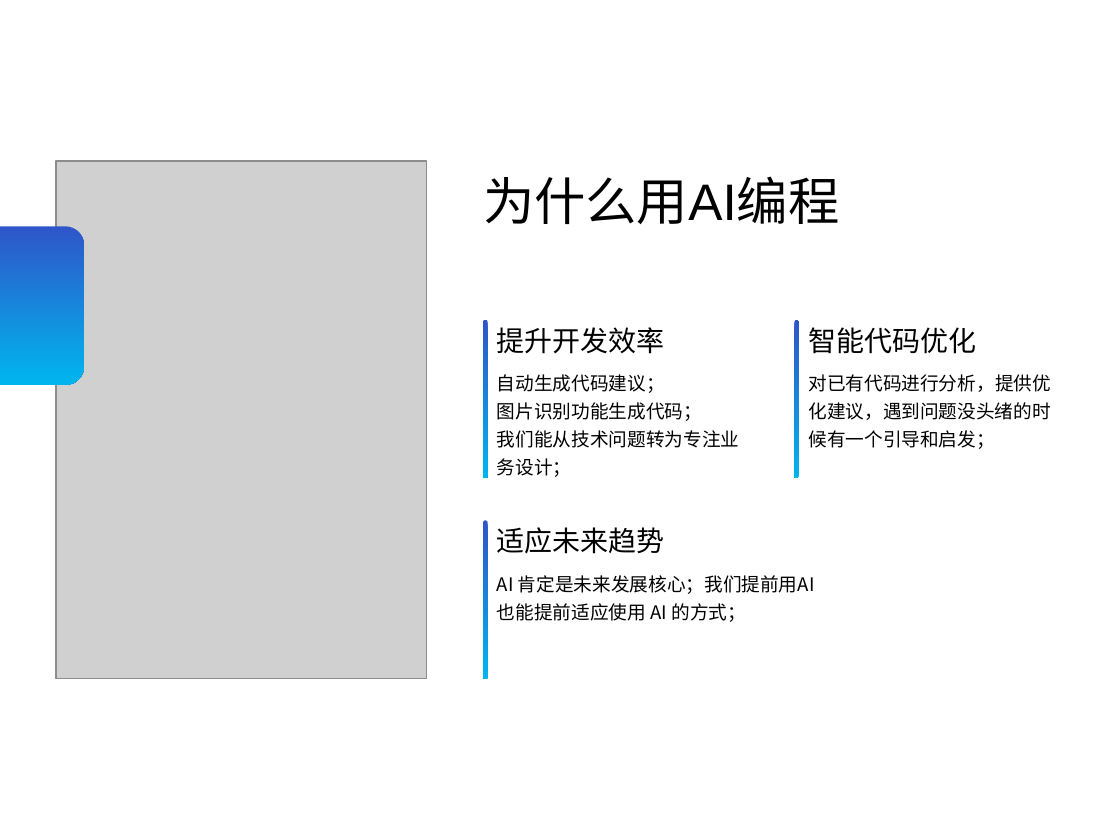
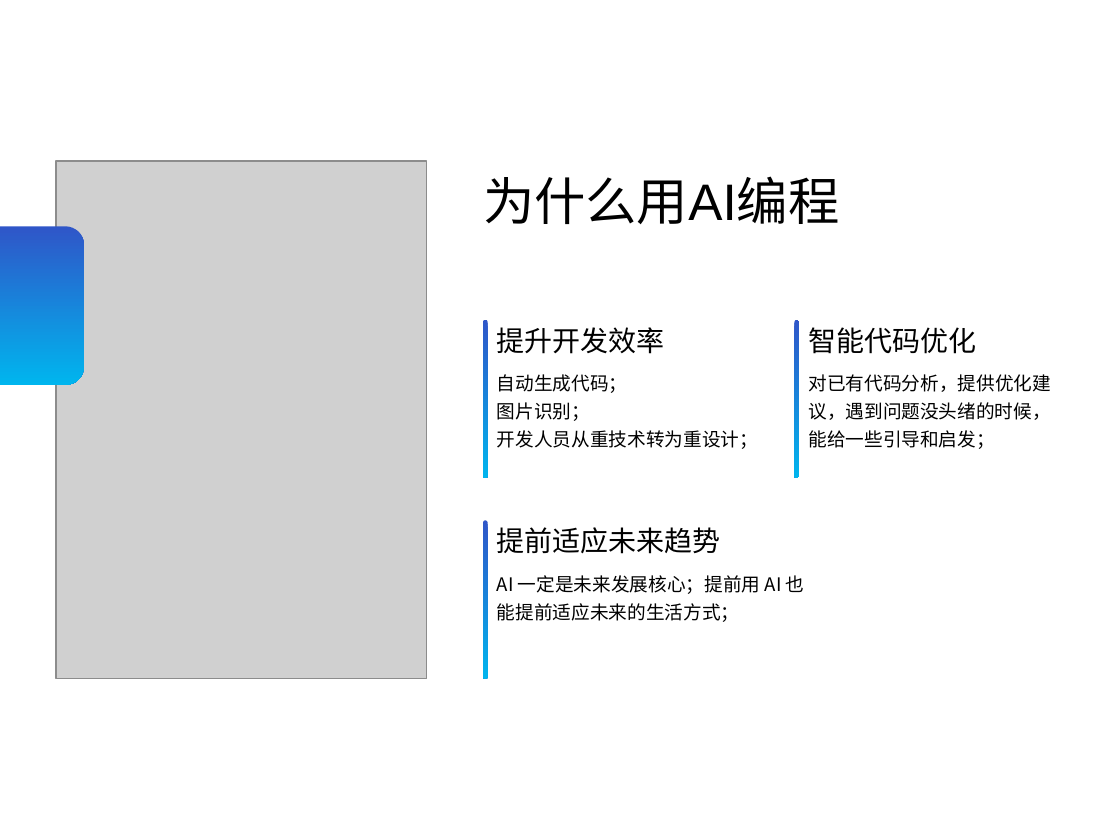
Before and after one commit to qq986063761/study, a slide deck: slide 4 of 分享/AI编程/AI编程分享.pptx. Drawn at 1120x840 pixels with LibreOffice and Linux fonts; fonts in the diff are those of the drawing; grey boxes stand for pictures. Boxes give left, top, right and bottom in pixels: in the first picture for what was removed or moved away, otherwise in the second. Text is boxed around its words. In the diff, an @@ line names an element or a change of style, - is before the commit and + after.

```diff
--- a/分享/AI编程/AI编程分享.pptx
+++ b/分享/AI编程/AI编程分享.pptx
@@ text at (497,374,758,449): text changed @@
-自动生成代码建议；
-图片识别功能生成代码；
-我们能从技术问题转为专注业务设计；
+自动生成代码；
+图片识别；
+开发人员从重技术转为重设计；
@@ text at (808,374,1051,449): text changed @@
-对已有代码进行分析，提供优化建议，遇到问题没头绪的时候有一个引导和启发；
+对已有代码分析，提供优化建议，遇到问题没头绪的时候，能给一些引导和启发；
@@ text at (497,527,721,554): text changed @@
-适应未来趋势
+提前适应未来趋势
@@ text at (497,575,805,622): text changed @@
-AI 肯定是未来发展核心；我们提前用AI 也能提前适应使用 AI 的方式；
+AI 一定是未来发展核心；提前用 AI 也能提前适应未来的生活方式；
```
Also in this commit, not shown: 8 other slides changed.
